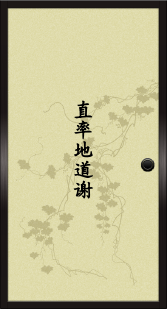
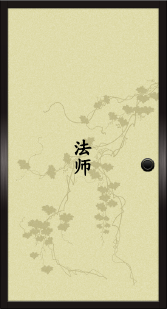
Layers edited between the first and the second w=167, h=309 image:
painted on "..." over [73, 100, 93, 199]